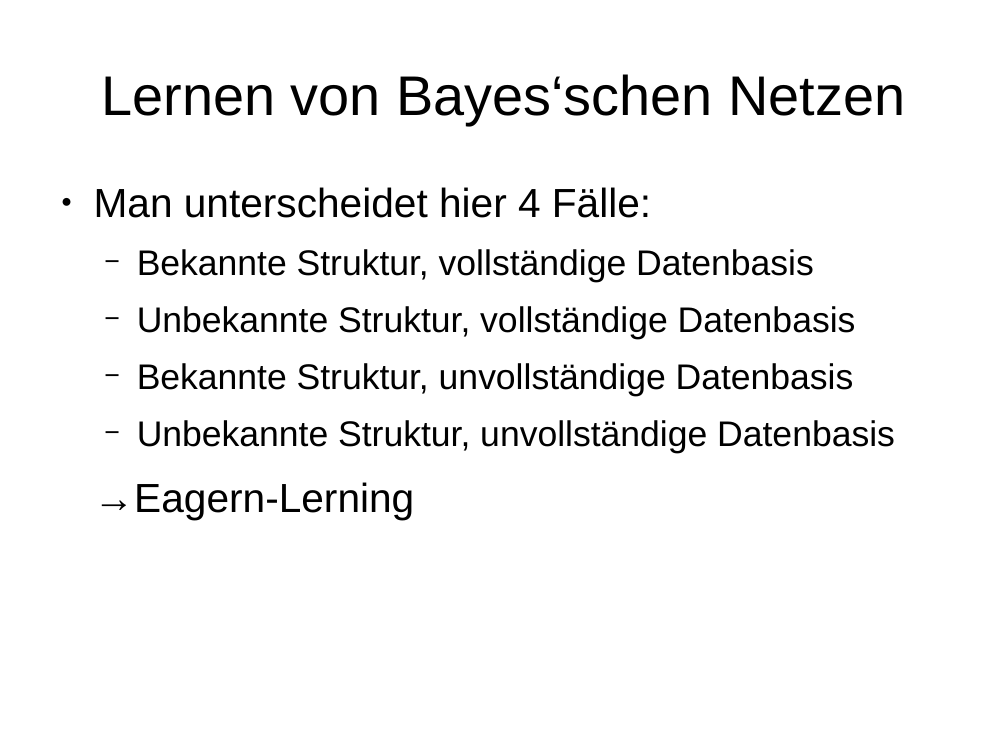
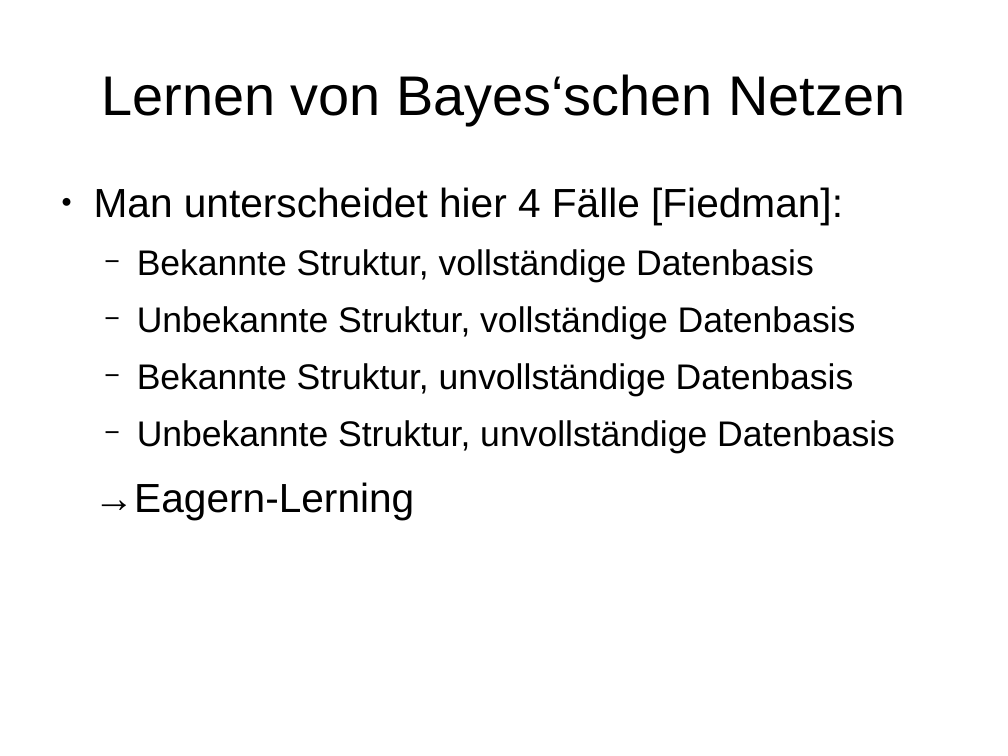
Before and after one commit to davidReward/robotik, a slide deck: slide 11 of praesi.odp. Drawn at 1008x756 pixels with LibreOffice and Linux fonts; fonts in the diff are those of the drawing. Boxes give left, top, right and bottom in pixels: in the first picture for what was removed or moved away, otherwise in the second. Text is boxed around its words. In the diff, an @@ line names an element or a change of style, - is before the commit and + after.

```diff
--- a/praesi.odp
+++ b/praesi.odp
@@ text at box(94, 187, 843, 225): text changed @@
-● Man unterscheidet hier 4 Fälle:
+● Man unterscheidet hier 4 Fälle [Fiedman]:
```
Also in this commit, not shown: 3 other slides changed, 1 slide added, 3 other files.
